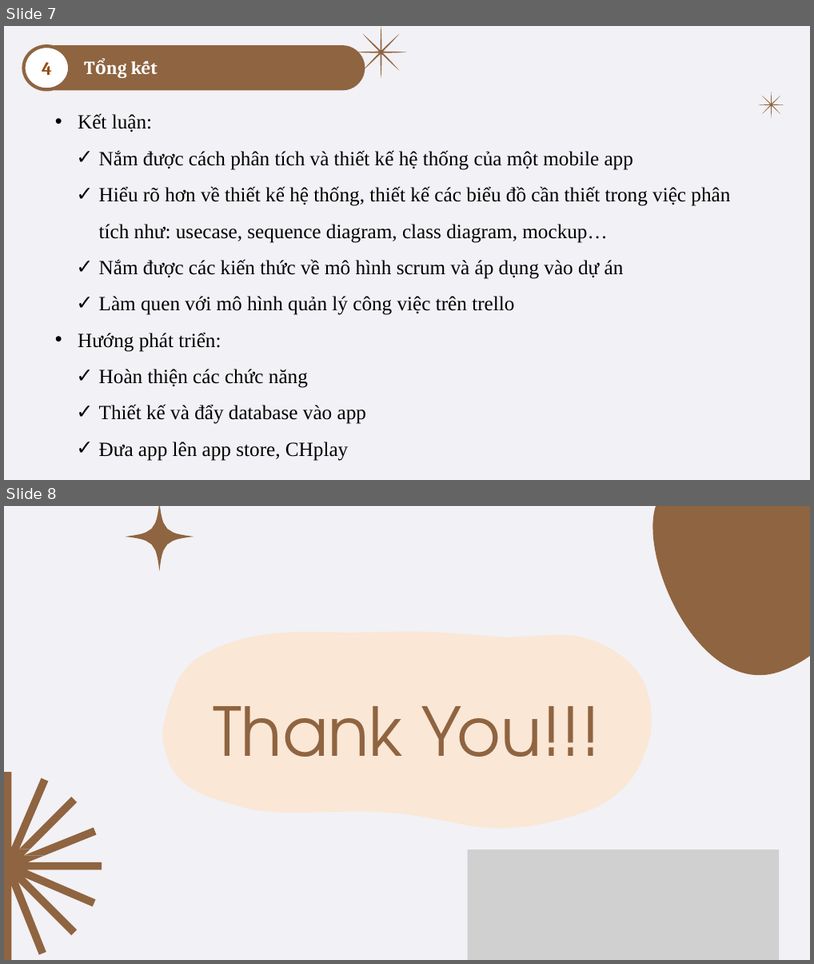
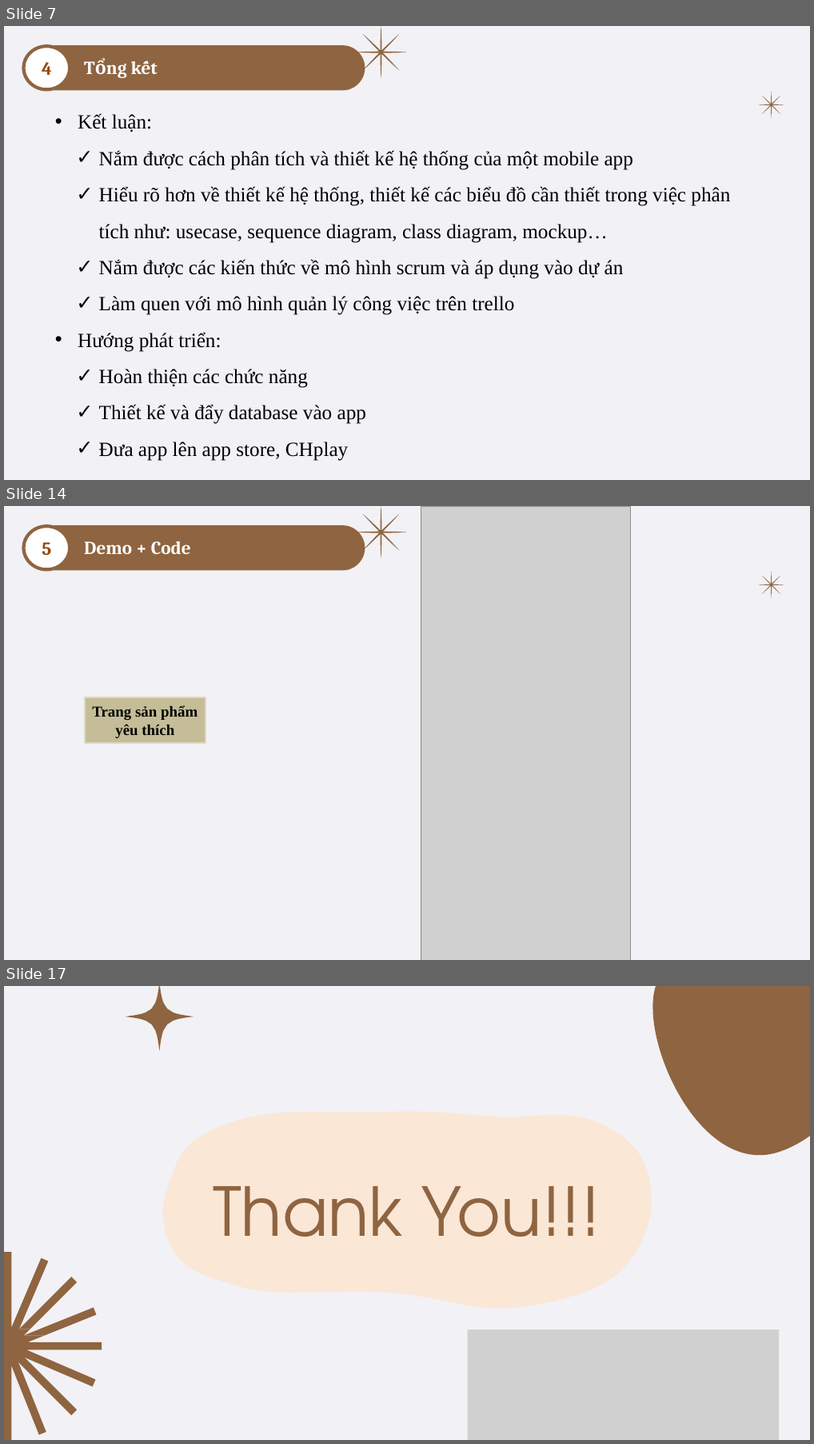
Before and after one commit to QuyenNha/THLTUDDN, a slide deck: Final_Nhom4_BaoCao3_45K14.pptx. Shown one above the other, each under a label of ours: slides 7 and 8 before the commit, slides 7, 14 and 17 after it; the slides between them are not shown. The pictures are 814x964 and 814x1444 pixels, drawn with LibreOffice and Linux fonts; fonts in the diff are those of the drawing; grey boxes stand for pictures. Boxes give left, top, right and bottom in pixels: in the first picture for what was removed or moved away, otherwise in the second. Text is boxed around its words. In the diff, an @@ line names an element or a change of style, - is before the commit and + after.

```diff
--- a/Final_Nhom4_BaoCao3_45K14.pptx
+++ b/Final_Nhom4_BaoCao3_45K14.pptx
@@ slide 14 added at [4, 506, 810, 960], background #FFFFFF; not listed: 1 template element that a slide beside it also shows @@
@@ ellipse added at [24, 526, 70, 569], fill #FFFFFF, outline #8F6440 4 pt @@
@@ round same rect added at [55, 526, 365, 569], fill #8F6440, outline #8F6440 2 pt @@
@@ freeform shape added at [355, 506, 407, 558], fill #8F6440 @@
@@ picture added at [422, 506, 630, 960] @@
@@ text added at [42, 542, 51, 555], 22 pt, text #984807, bold @@
+5
@@ rectangle added at [78, 533, 346, 562], fill #8F6440, outline #8F6440 0.75 pt, 22 pt, text #FFFFFF, bold @@
+Demo + Code
@@ freeform shape added at [758, 572, 785, 598], fill #8F6440 @@
@@ rectangle added at [85, 698, 206, 743], fill #C4BD97, outline #DDD9C3 2 pt, 18 pt, text #000000, bold @@
+Trang sản phẩm yêu thích
@@ what was slide 8 is now slide 17 @@
```
Also in this commit, not shown: 8 other slides added.
